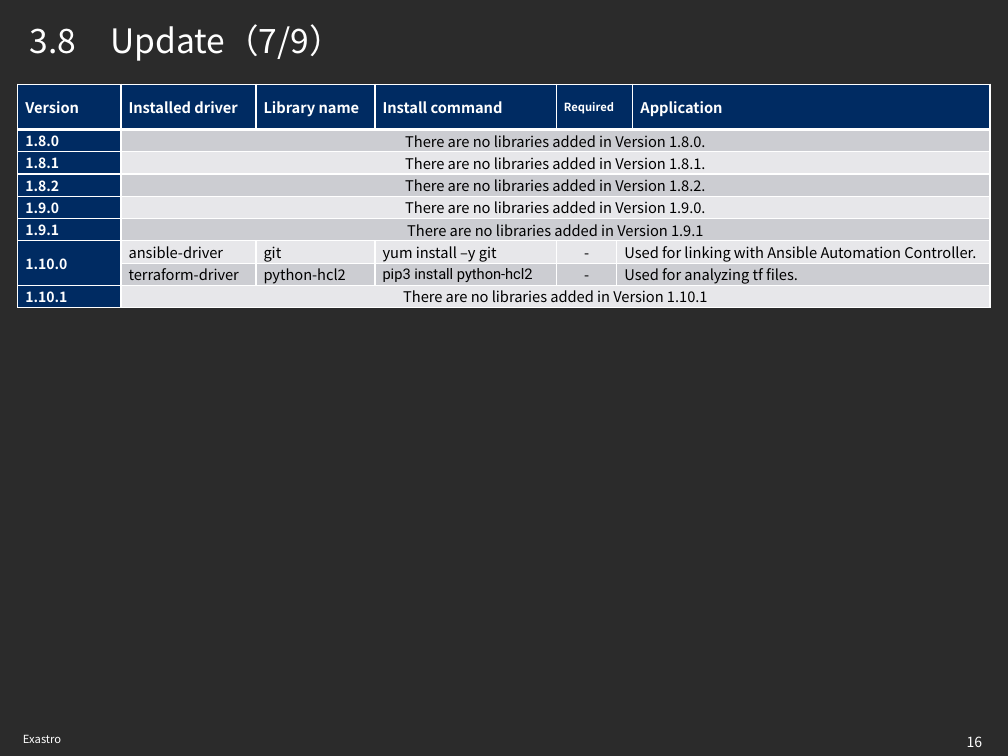
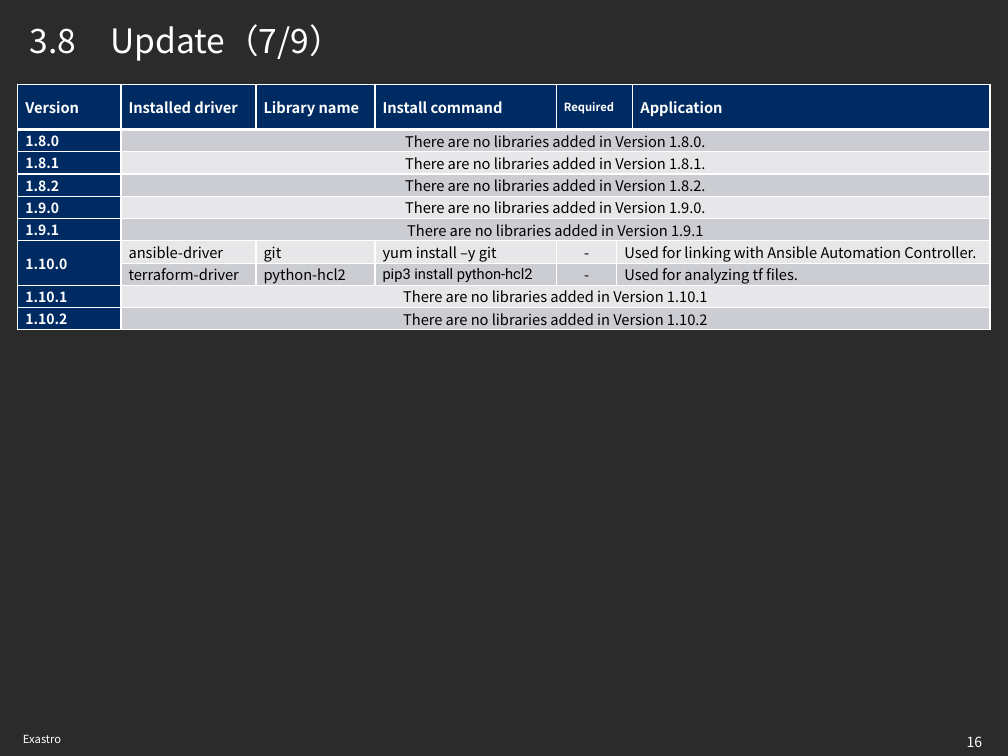
Before and after one commit to exastro-suite/it-automation-docs, a slide deck: slide 16 of asset/Learn/ITA-version-up.pptx. Drawn at 1008x756 pixels with LibreOffice and Linux fonts; fonts in the diff are those of the drawing; background and template pictures are left out; a plain dark background stands for a picture behind light text. Boxes give left, top, right and bottom in pixels: in the first picture for what was removed or moved away, otherwise in the second. Text is boxed around its words. In the diff, an @@ line names an element or a change of style, - is before the commit and + after.

```diff
--- a/asset/Learn/ITA-version-up.pptx
+++ b/asset/Learn/ITA-version-up.pptx
@@ table at (18,85,990,344) @@
+row 10: 1.10.2 | There are no libraries added in Version 1.10.2 |  |  |  |  | 
```
Also in this commit, not shown: 1 other slide changed, 7 other files.
